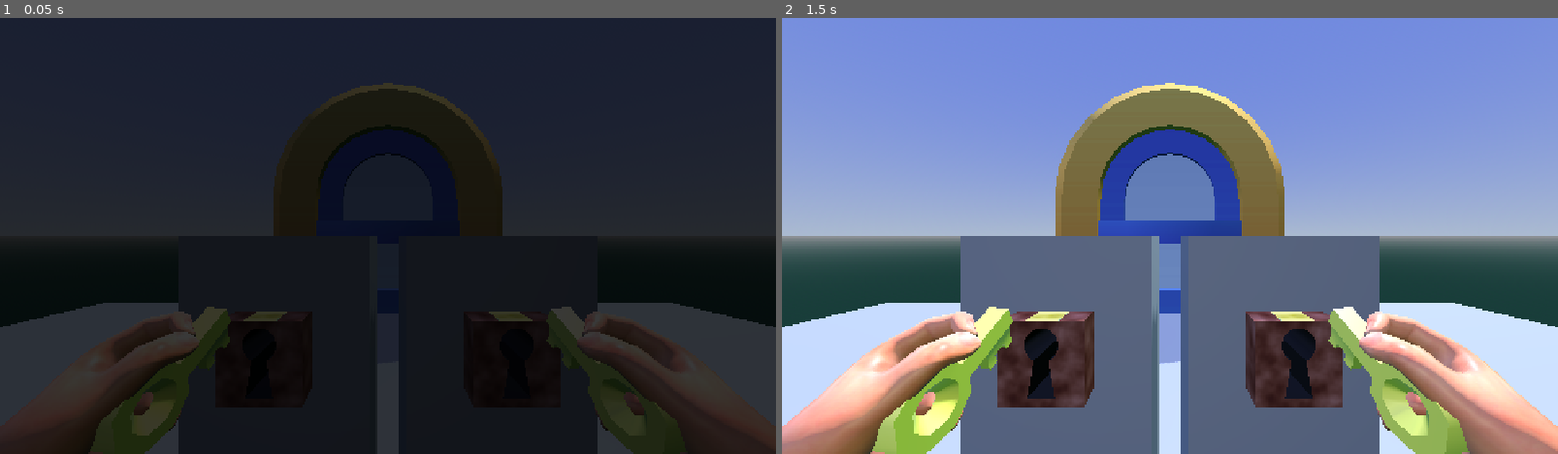
Above: before the commit, frames 1-2 (left to right).
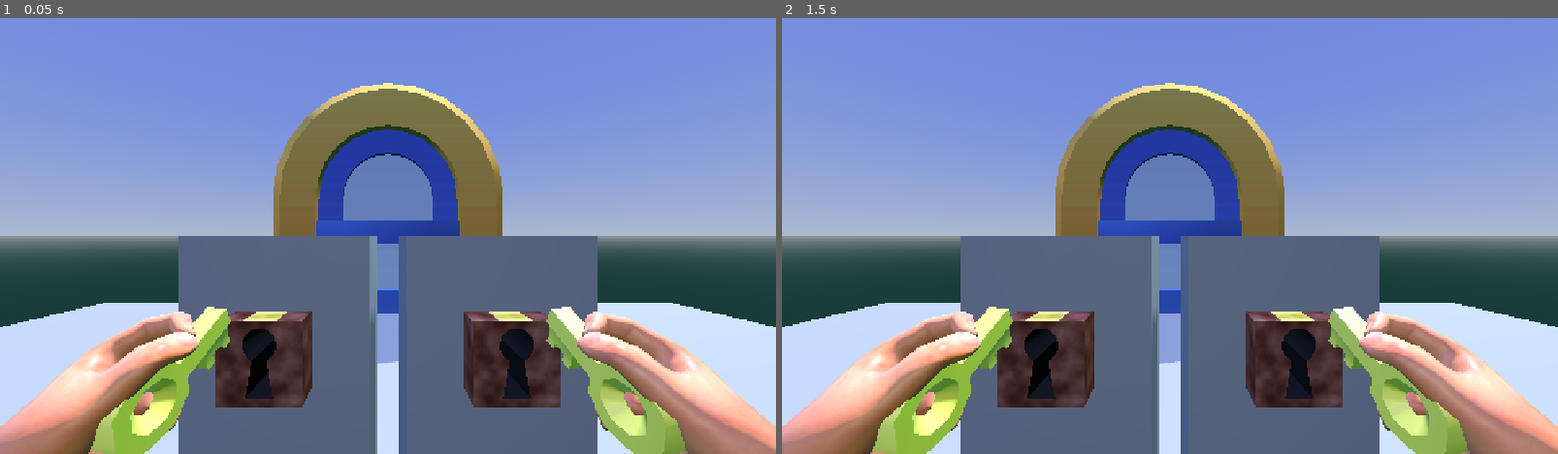
Above: after the commit, the same moments.

Repository: mgiuca/two-hands
Game: Godot game, scene res://scenes/main.tscn
Same seed, same stepped clock (60 frames per second), same inputs: the game is played once before the commit and once after it. Sound files missing from this copy of the repository are replaced by a short silence.
Inputs (mouse positions are in pixels of both pictures, inside the frame that each line leads up to):
- Up to frame 1 (0.05 s): no input
- Up to frame 2 (1.5 s): tap Enter (ui_accept) at 0.5, 0.77, 1.07, 1.25 s; move the mouse to (1340, 214) at 0.52 s; hold Right (ui_right) 0.53-1.25 s; click (1340, 214) at 0.67 s; drag from (1014, 257) to (1131, 323) at 1.27 s

The runs differ from the first frame. In frame 1, 99% of the frame differs, in the area x 0-100%, y 0-100%; in frame 2, nothing differs.

Commit message:
Remove fade in time.

Diff:
--- a/scenes/main.gd
+++ b/scenes/main.gd
@@ -40,7 +40,7 @@
 
 # Seconds to complete fade-out or fade-in (double it for the full transition
 # time).
-const FADE_TIME : float = 0.2
+const FADE_TIME : float = 0.0
 
 var music_fade_tween : Tween
 
